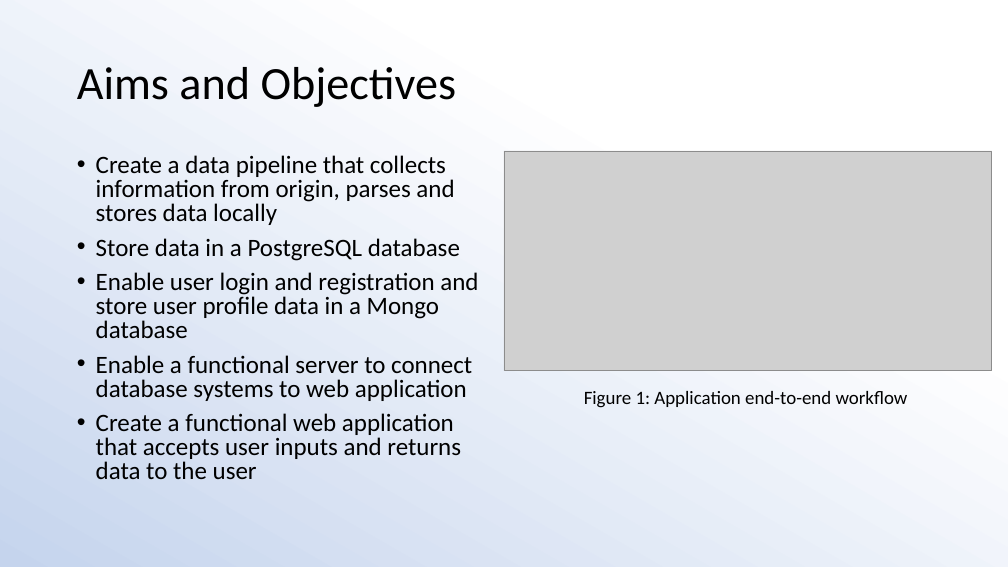
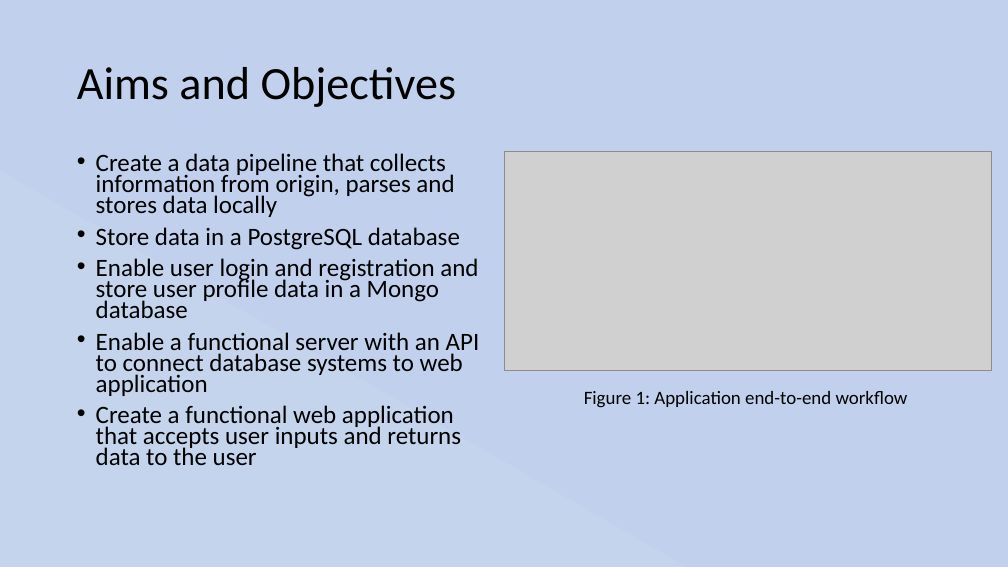
Before and after one commit to Stu-Gotz/pgmp, a slide deck: slide 3 of Presentation.pptx. Drawn at 1008x567 pixels with LibreOffice and Linux fonts; fonts in the diff are those of the drawing; grey boxes stand for pictures. Boxes give left, top, right and bottom in pixels: in the first picture for what was removed or moved away, otherwise in the second. Text is boxed around its words. In the diff, an @@ line names an element or a change of style, - is before the commit and + after.

```diff
--- a/Presentation.pptx
+++ b/Presentation.pptx
@@ background gradient #FFFFFF to #C5D4ED to #CFDBF0 to #ABC0E4 to #C7D5ED to gradient #C1D0EC to #C5D4ED to #CFDBF0 to #ABC0E4 to #C7D5ED @@
@@ text at <box>96,153,478,465</box>: line spacing 0.8 to 0.7 @@
@@ text at <box>96,332,480,396</box>: text changed @@
-• Enable a functional server to connect database systems to web application
+• Enable a functional server with an API to connect database systems to web application
```
Also in this commit, not shown: 17 other slides changed, 1 slide added, 1 slide removed, 1 other file.
